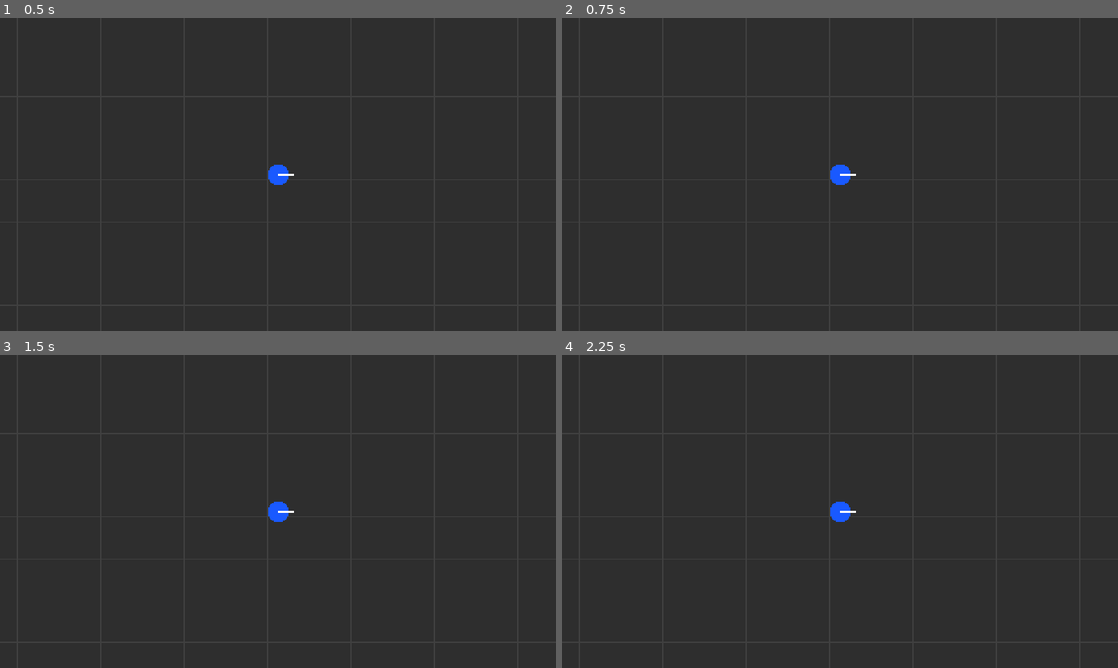
Above: before the commit, frames 1-4 (two rows, left to right).
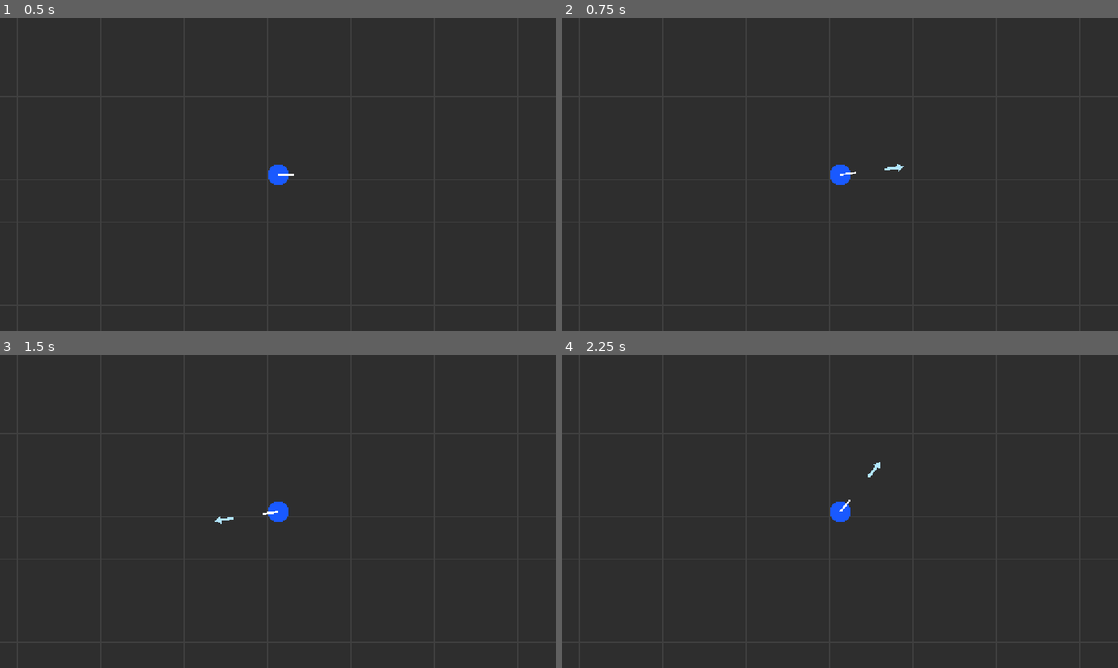
Above: after the commit, the same moments.

Repository: danyoon0760/last-archer
Game: Godot game, scene res://scenes/Main.tscn
Two runs of this game, one before a commit and one after it. Both use one fixed random seed, a clock stepped at 60 frames per second and the inputs below.
Inputs (mouse positions are in pixels of both pictures, inside the frame that each line leads up to):
- Up to frame 1 (0.5 s): no input
- Up to frame 2 (0.75 s): tap Enter at 0.5 s; move the mouse to (962, 158) at 0.52 s; click (962, 158) at 0.67 s
- Up to frame 3 (1.5 s): move the mouse to (166, 527) at 1.27 s; click (166, 527) at 1.42 s
- Up to frame 4 (2.25 s): tap Space at 2 s; move the mouse to (895, 442) at 2.02 s; click (895, 442) at 2.17 s

Frame 1 is identical in both runs. In frame 2, less than 0.1% of the frame differs, in the area x 50-62%, y 46-51%; in frame 3, less than 0.1%, in the area x 38-53%, y 49-54%; in frame 4, less than 0.1%.

Commit message:
Assign arrow scene to player

Diff:
--- a/scenes/Player.tscn
+++ b/scenes/Player.tscn
@@ -1,13 +1,17 @@
-[gd_scene load_steps=3 format=3]
+[gd_scene load_steps=4 format=3]
 
 [ext_resource type="Script" path="res://scripts/player.gd" id="1_player_script"]
+[ext_resource type="PackedScene" path="res://scenes/Arrow.tscn" id="2_arrow_scene"]
 
 [sub_resource type="RectangleShape2D" id="RectangleShape2D_player"]
 size = Vector2(32, 32)
 
 [node name="Player" type="CharacterBody2D"]
 position = Vector2(640, 360)
+collision_layer = 1
+collision_mask = 2
 script = ExtResource("1_player_script")
+arrow_scene = ExtResource("2_arrow_scene")
 
 [node name="CollisionShape2D" type="CollisionShape2D" parent="."]
 shape = SubResource("RectangleShape2D_player")
